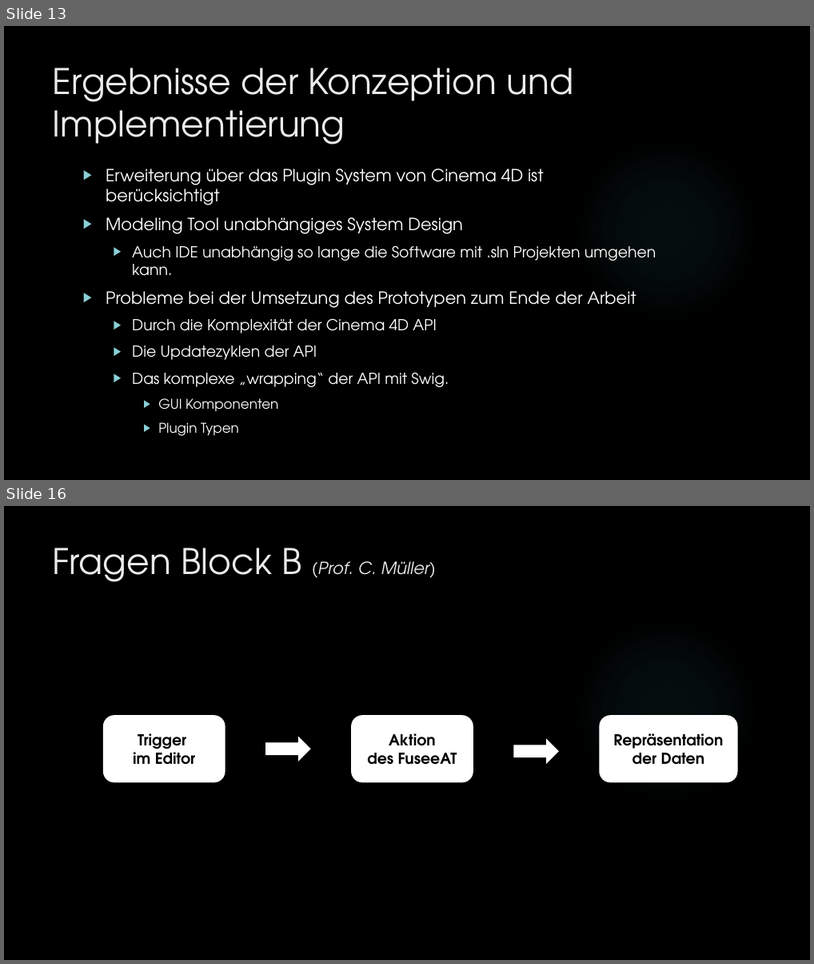
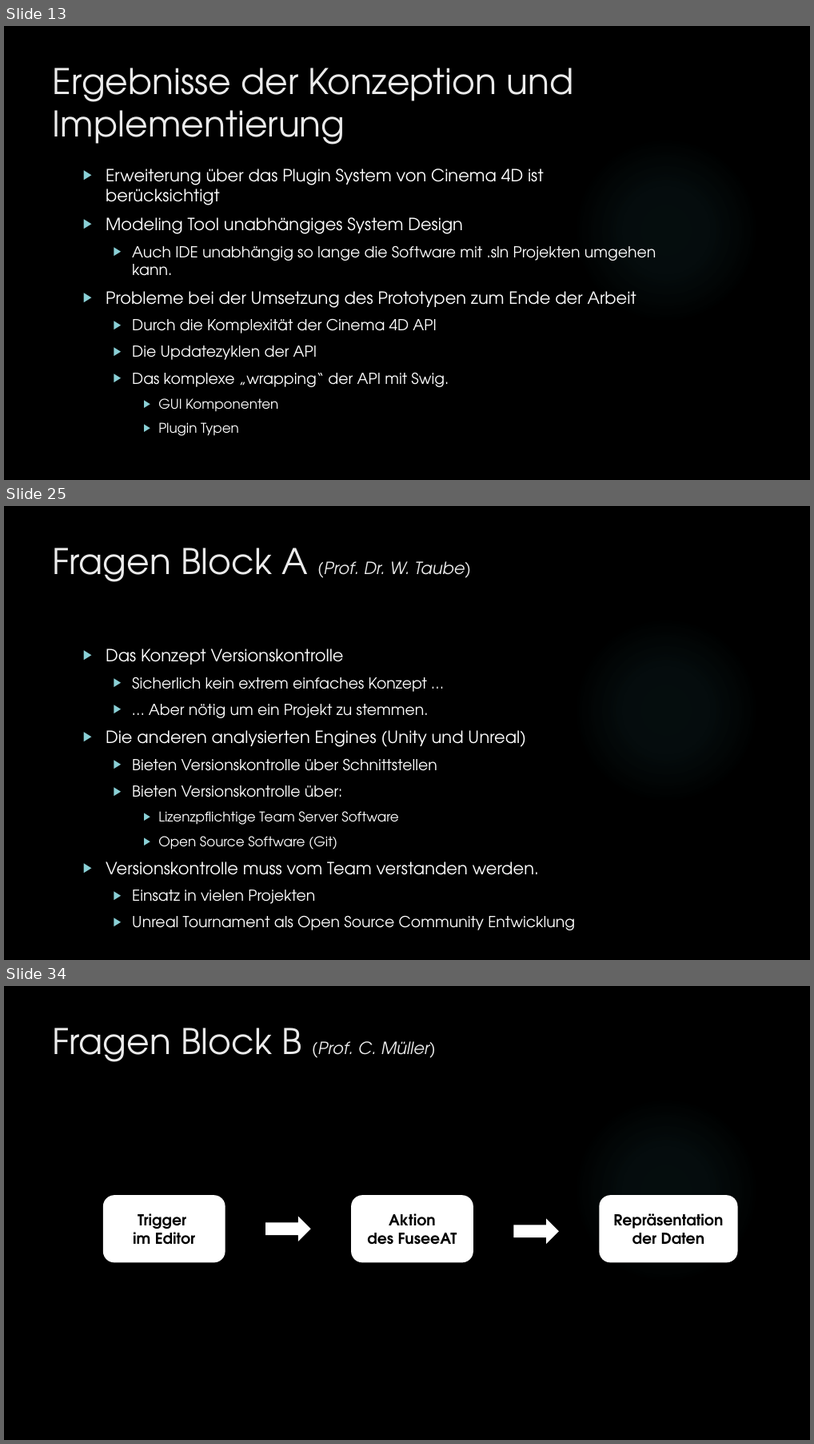
Before and after one commit to dNovel/MasterThesisWS1415, a slide deck: Disputation/Praesentation_DominikSteffen.pptx. Shown one above the other, each under a label of ours: slides 13 and 16 before the commit, slides 13, 25 and 34 after it; the slides between them are not shown. The pictures are 814x964 and 814x1444 pixels, drawn with LibreOffice and Linux fonts; fonts in the diff are those of the drawing; background and template pictures are left out. Boxes give left, top, right and bottom in pixels: in the first picture for what was removed or moved away, otherwise in the second. Text is boxed around its words. In the diff, an @@ line names an element or a change of style, - is before the commit and + after.

Commit message:
Fragen von Prof. Taube eingebaut.
Fragen eingefügt. Nächster Schritt: Clean Up und Fehler beseitigen.

```diff
--- a/Disputation/Praesentation_DominikSteffen.pptx
+++ b/Disputation/Praesentation_DominikSteffen.pptx
@@ slide 25 added at (4,506,810,960), background picture (left out); not listed: 1 template element that a slide beside it also shows @@
@@ title added at (53,548,471,582), 20 pt, text #EBEBEB, italic @@
+Fragen Block A (Prof. Dr. W. Taube)
@@ text added at (106,648,575,930), 18 pt, text #FFFFFF @@
+▶ Das Konzept Versionskontrolle
+  ▶ Sicherlich kein extrem einfaches Konzept …
+  ▶ … Aber nötig um ein Projekt zu stemmen.
+▶ Die anderen analysierten Engines (Unity und Unreal)
+  ▶ Bieten Versionskontrolle über Schnittstellen
+  ▶ Bieten Versionskontrolle über:
+    ▶ Lizenzpflichtige Team Server Software
+    ▶ Open Source Software (Git)
+▶ Versionskontrolle muss vom Team verstanden werden.
+  ▶ Einsatz in vielen Projekten
+  ▶ Unreal Tournament als Open Source Community Entwicklung
@@ what was slide 16 is now slide 34 @@
```
Also in this commit, not shown: 4 slides changed, 17 other slides added.
